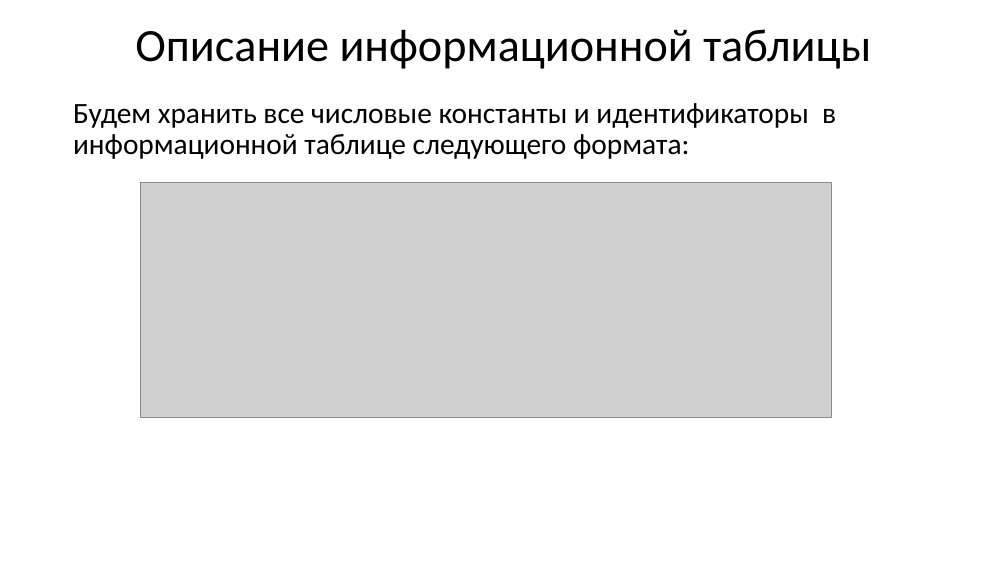
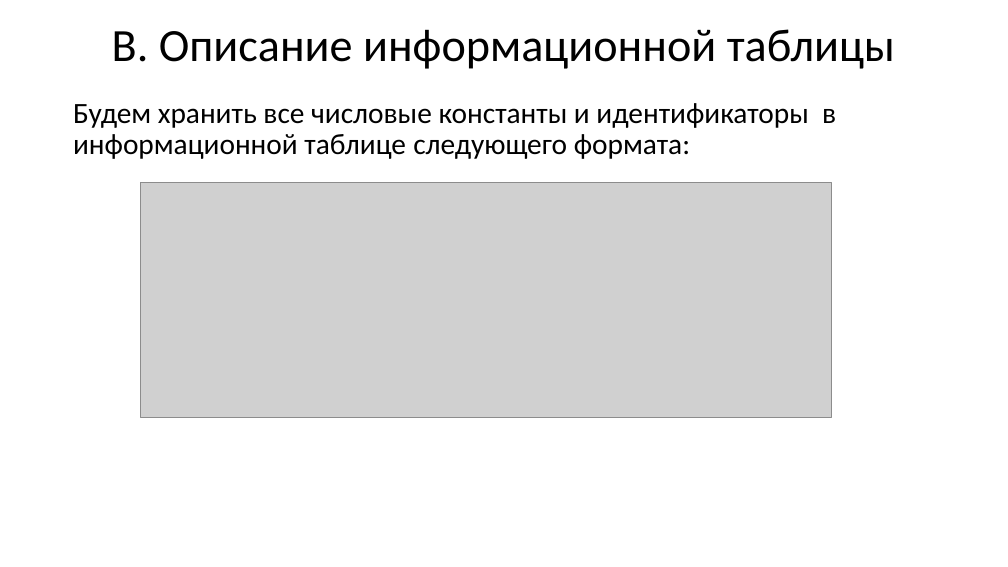
Before and after one commit to goddamnteam/korzun, a slide deck: slide 6 of task3.pptx. Drawn at 1008x567 pixels with LibreOffice and Linux fonts; fonts in the diff are those of the drawing; grey boxes stand for pictures. Boxes give left, top, right and bottom in pixels: in the first picture for what was removed or moved away, otherwise in the second. Text is boxed around its words. In the diff, an @@ line names an element or a change of style, - is before the commit and + after.

```diff
--- a/task3.pptx
+++ b/task3.pptx
@@ title at (112,29,895,69): text changed @@
-Описание информационной таблицы
+B. Описание информационной таблицы
```
Also in this commit, not shown: 14 other slides changed.
